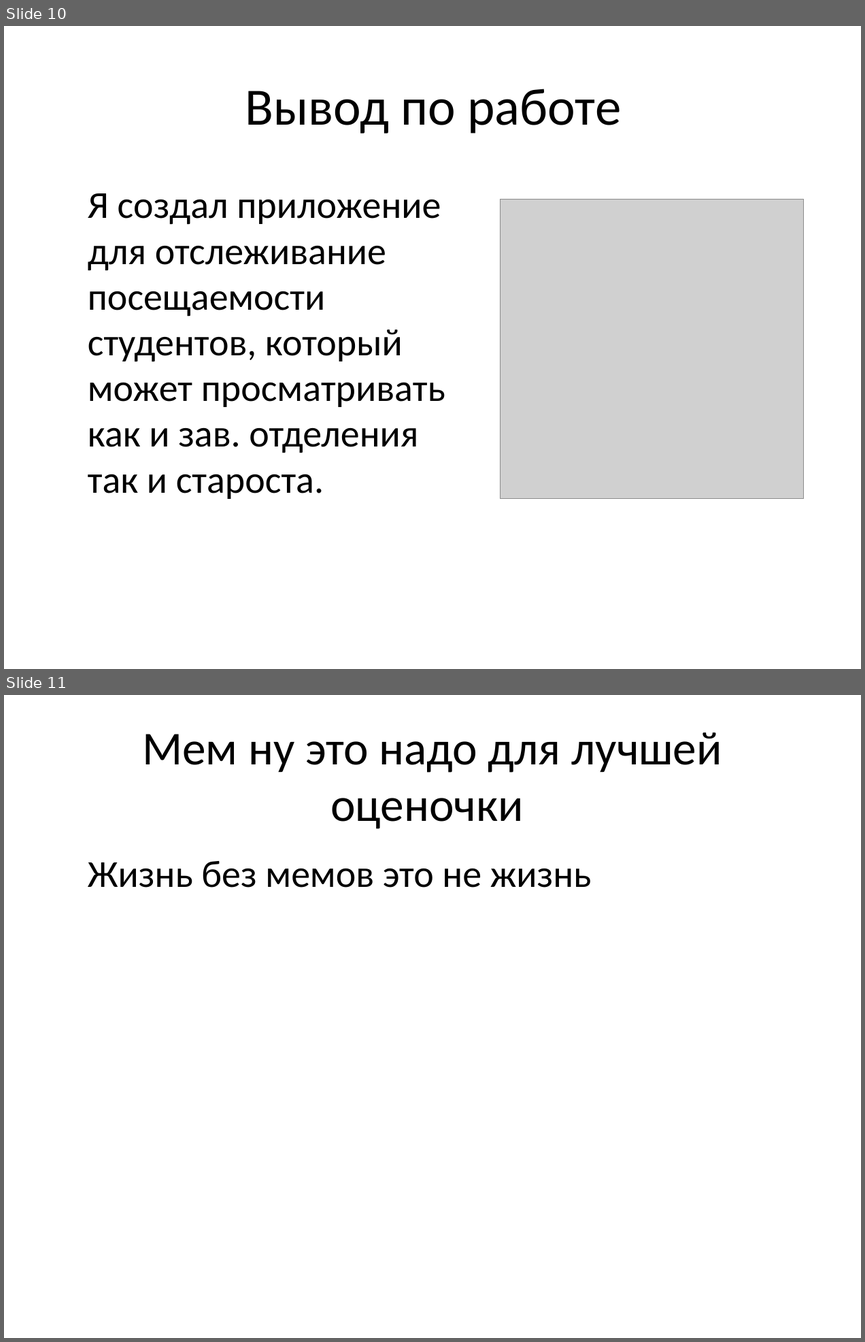
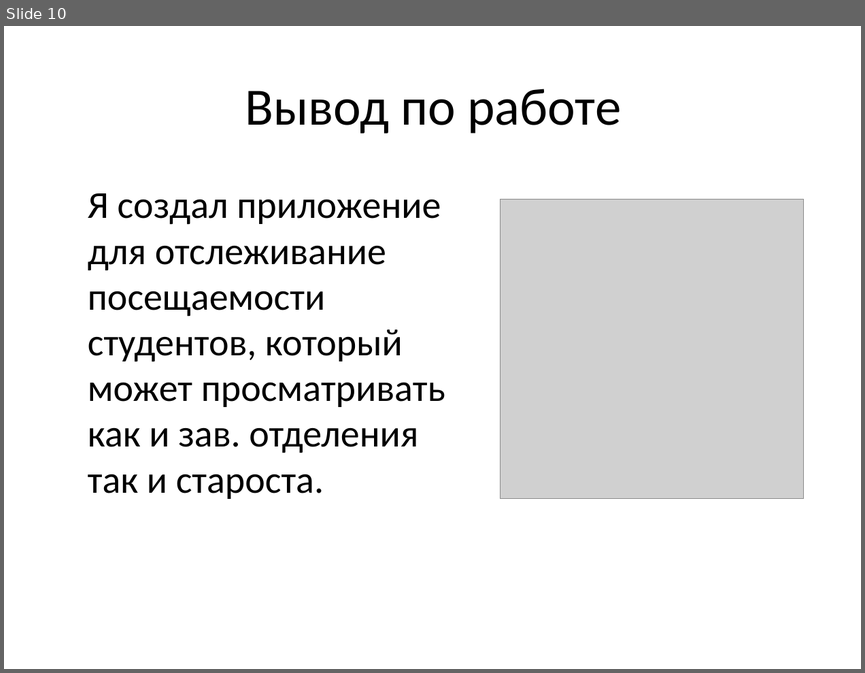
Before and after one commit to EnotikEk/UP_ISP223A, a slide deck: уп.pptx. Shown one above the other, each under a label of ours: slides 10 and 11 before the commit, slide 10 after it. The pictures are 865x1342 and 865x673 pixels, drawn with LibreOffice and Linux fonts; fonts in the diff are those of the drawing; grey boxes stand for pictures. Boxes give left, top, right and bottom in pixels: in the first picture for what was removed or moved away, otherwise in the second. Text is boxed around its words. In the diff, an @@ line names an element or a change of style, - is before the commit and + after.

```diff
--- a/уп.pptx
+++ b/уп.pptx
@@ slide 11 removed at bbox=[4, 695, 861, 1338], background #FFFFFF @@
@@ title removed at bbox=[142, 732, 721, 829] @@
-Мем ну это надо для лучшей оценочки
@@ text removed at bbox=[88, 861, 592, 887] @@
-Жизнь без мемов это не жизнь
```
Also in this commit, not shown: 1 slide added.
